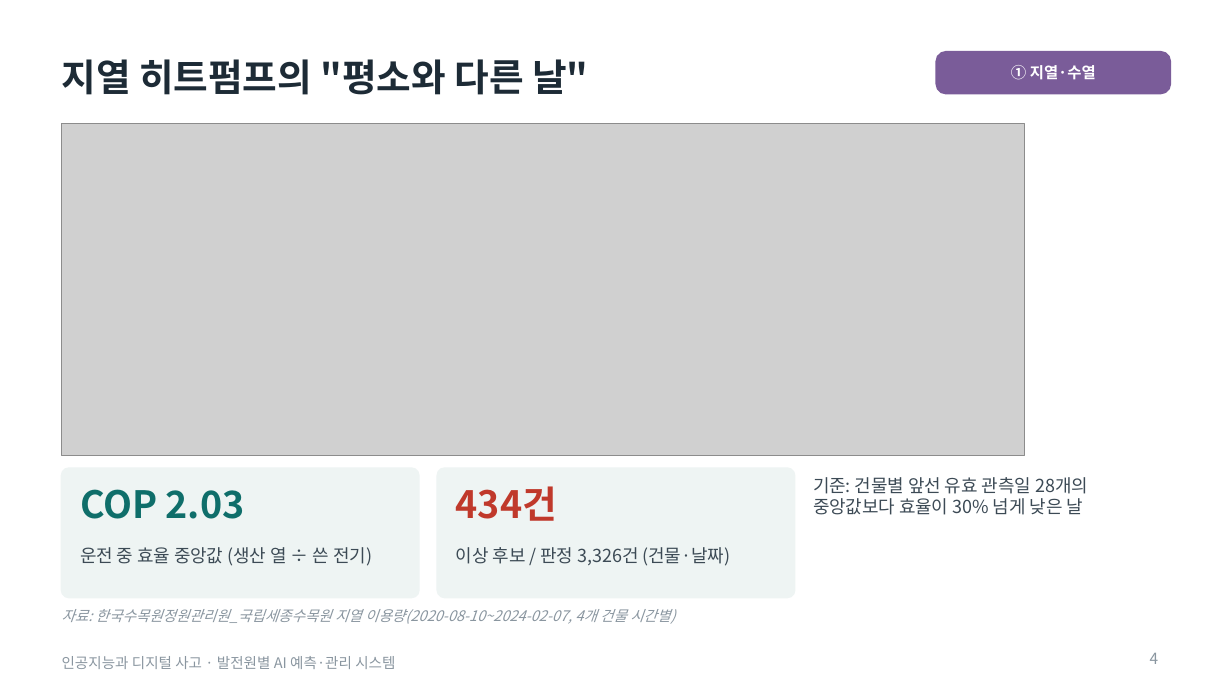
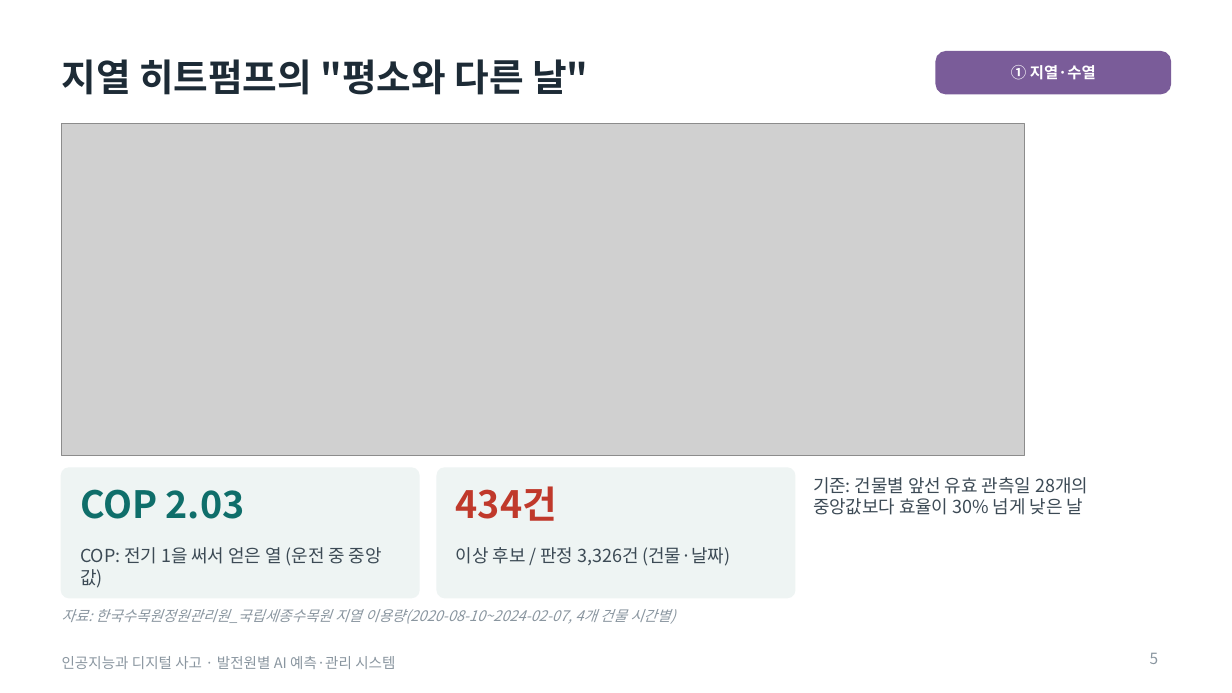
Before and after one commit to junseok7-cpu/hello, a slide deck: slide 5 of energy/report/발표자료_최종.pptx (slide 4 before the commit). Drawn at 1232x693 pixels with LibreOffice and Linux fonts; fonts in the diff are those of the drawing; grey boxes stand for pictures. Boxes give left, top, right and bottom in pixels: in the first picture for what was removed or moved away, otherwise in the second. Text is boxed around its words. In the diff, an @@ line names an element or a change of style, - is before the commit and + after.

```diff
--- a/energy/report/발표자료_최종.pptx
+++ b/energy/report/발표자료_최종.pptx
@@ text at [80,547,382,588]: text changed @@
-운전 중 효율 중앙값 (생산 열 ÷ 쓴 전기)
+COP: 전기 1을 써서 얻은 열 (운전 중 중앙값)
@@ page number at [1150,653,1159,664]: text changed @@
-4
+5
```
Also in this commit, not shown: 11 other slides changed, 3 slides added, 9 other files.
